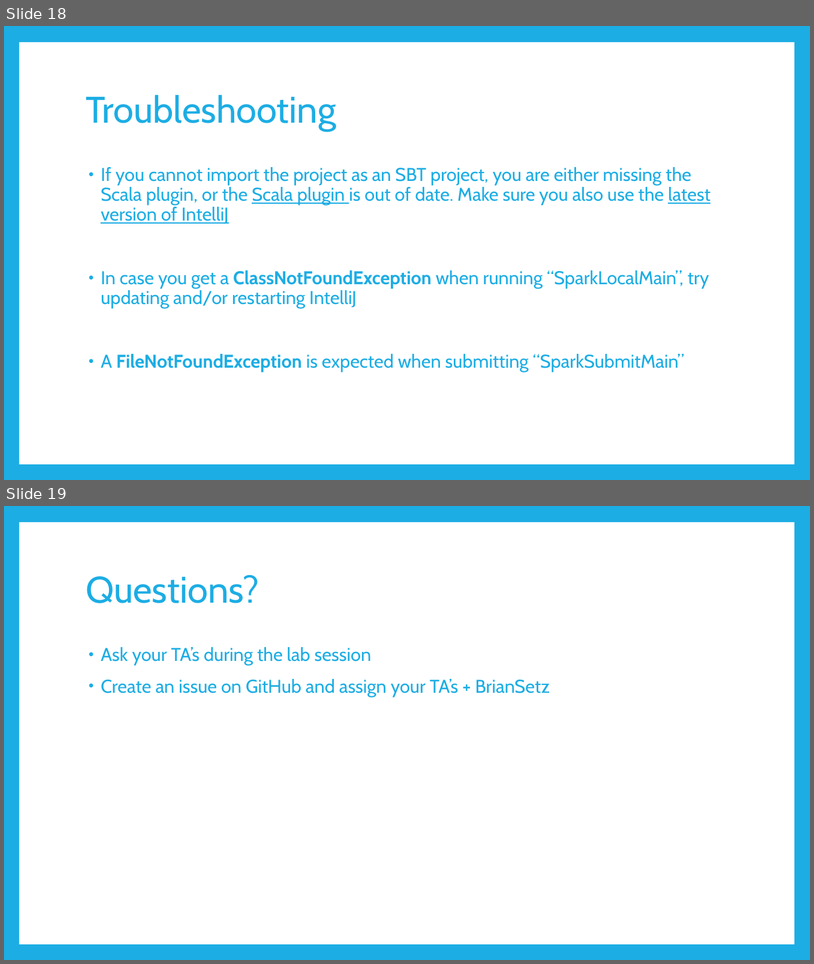
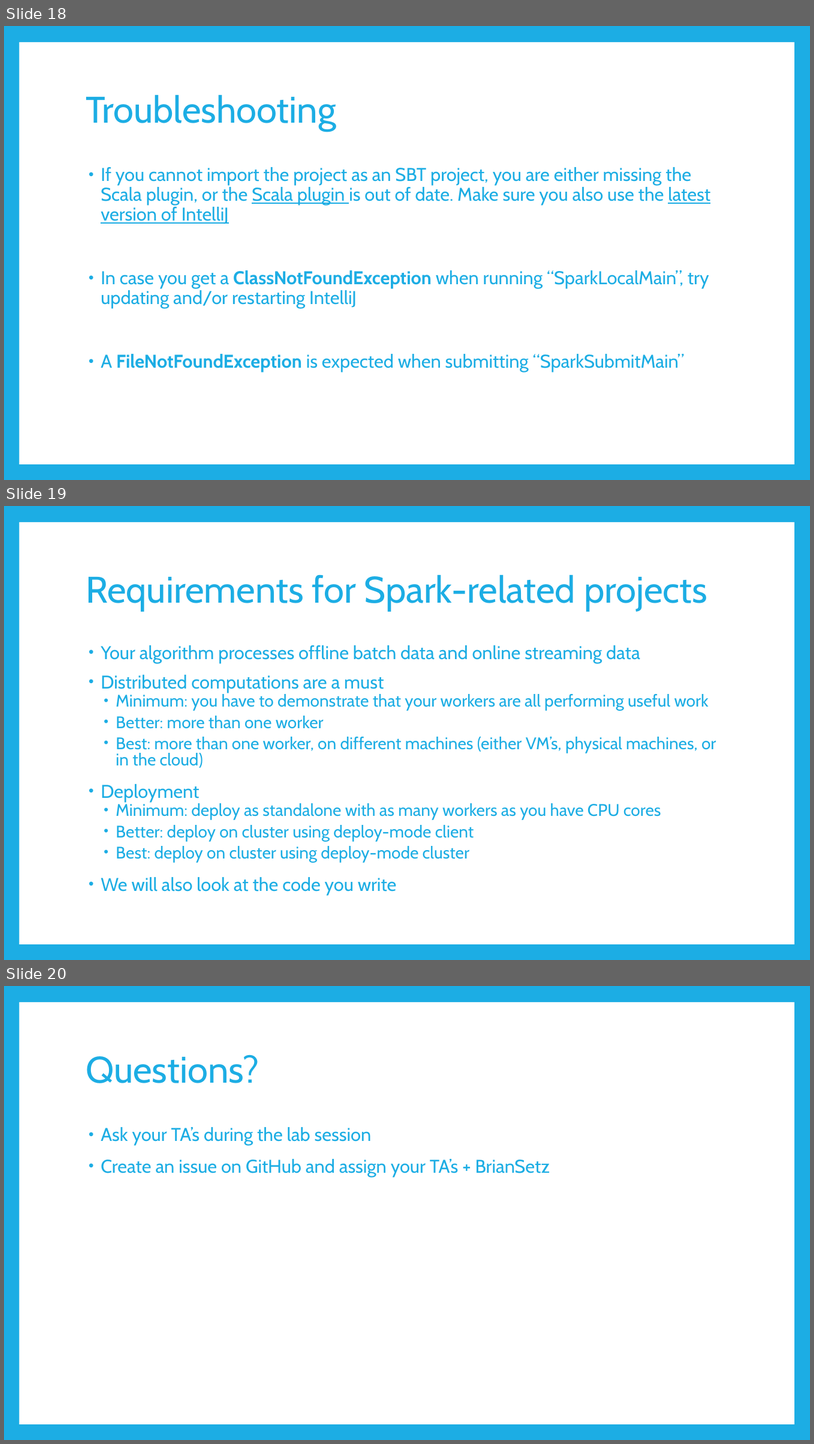
Before and after one commit to BrianSetz/spark-bootcamp, a slide deck: slides/Apache Spark Bootcamp.pptx. Shown one above the other, each under a label of ours: slides 18 and 19 before the commit, slides 18, 19 and 20 after it. The pictures are 814x964 and 814x1444 pixels, drawn with LibreOffice and Linux fonts; fonts in the diff are those of the drawing. Boxes give left, top, right and bottom in pixels: in the first picture for what was removed or moved away, otherwise in the second. Text is boxed around its words. In the diff, an @@ line names an element or a change of style, - is before the commit and + after.

```diff
--- a/slides/Apache Spark Bootcamp.pptx
+++ b/slides/Apache Spark Bootcamp.pptx
@@ slide 19 added at (4, 506, 810, 960), background #1CADE4; not listed: 1 template element that a slide beside it also shows @@
@@ title added at (86, 574, 708, 611), 44 pt, text #1CADE4 @@
+Requirements for Spark-related projects
@@ text added at (101, 645, 716, 895), 20 pt, text #1CADE4 @@
+• Your algorithm processes offline batch data and online streaming data
+• Distributed computations are a must
+  • Minimum: you have to demonstrate that your workers are all performing useful work
+  • Better: more than one worker
+  • Best: more than one worker, on different machines (either VM’s, physical machines, or in the cloud)
+• Deployment
+  • Minimum: deploy as standalone with as many workers as you have CPU cores
+  • Better: deploy on cluster using deploy-mode client
+  • Best: deploy on cluster using deploy-mode cluster
+• We will also look at the code you write
@@ what was slide 19 is now slide 20 @@
```
Also in this commit, not shown: 2 slides changed, 1 other file.
